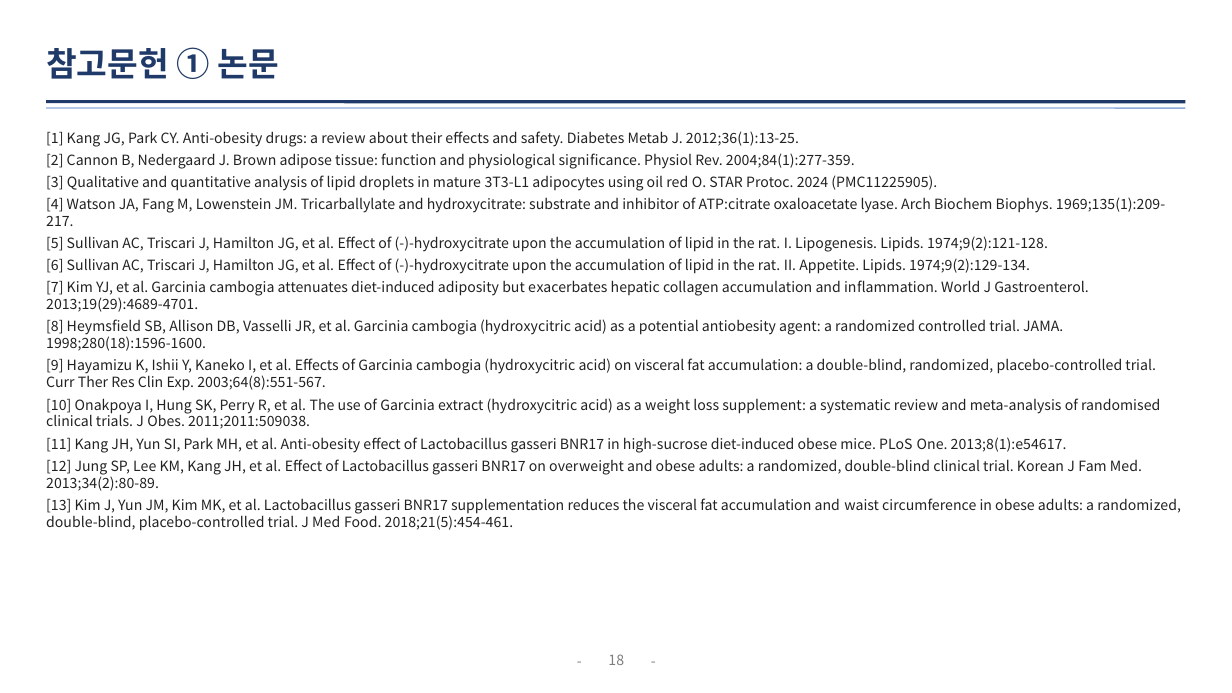
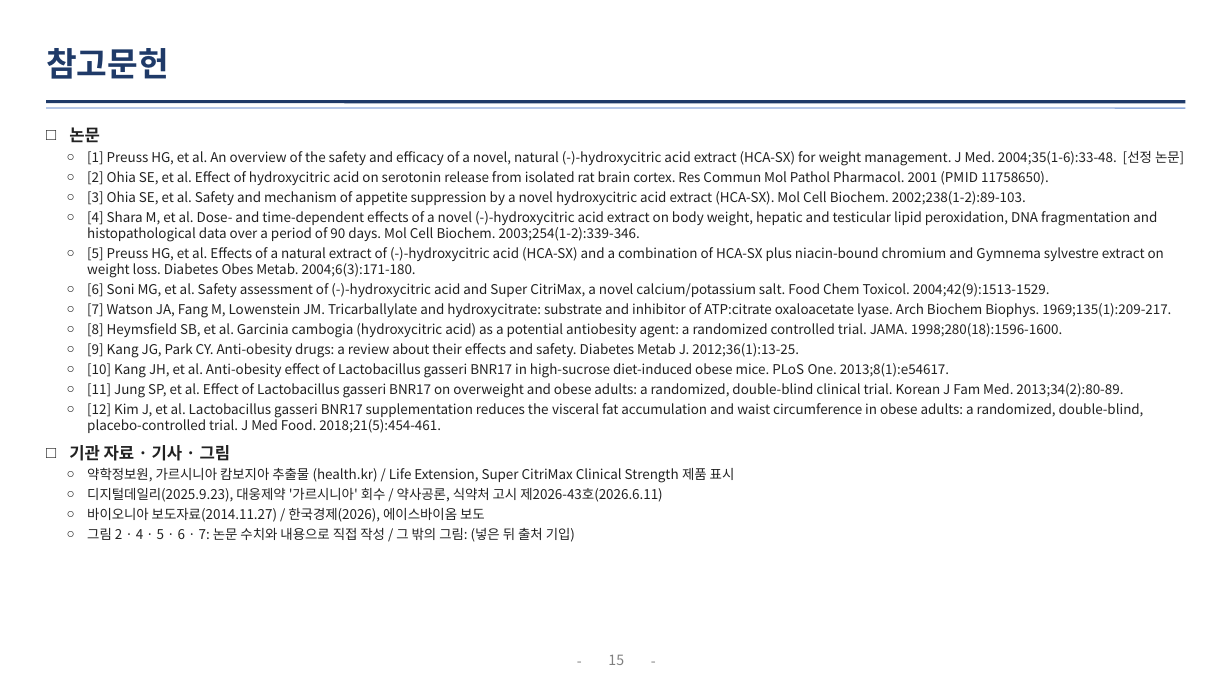
Before and after one commit to logvinca99-cell/logvinca, a slide deck: slide 15 of 발표자료/체중조절_발표_기능성식품학.pptx (slide 18 before the commit). Drawn at 1232x693 pixels with LibreOffice and Linux fonts; fonts in the diff are those of the drawing. Boxes give left, top, right and bottom in pixels: in the first picture for what was removed or moved away, otherwise in the second. Text is boxed around its words. In the diff, an @@ line names an element or a change of style, - is before the commit and + after.

```diff
--- a/발표자료/체중조절_발표_기능성식품학.pptx
+++ b/발표자료/체중조절_발표_기능성식품학.pptx
@@ title at (46,48,169,79): text changed @@
-참고문헌 ① 논문
+참고문헌
@@ text at (69,127,1184,542): text changed; size 11 to 10.5 pt @@
-[1] Kang JG, Park CY. Anti-obesity drugs: a review about their effects and safety. Diabetes Metab J. 2012;36(1):13-25.
-[2] Cannon B, Nedergaard J. Brown adipose tissue: function and physiological significance. Physiol Rev. 2004;84(1):277-359.
-[3] Qualitative and quantitative analysis of lipid droplets in mature 3T3-L1 adipocytes using oil red O. STAR Protoc. 2024 (PMC11225905).
-[4] Watson JA, Fang M, Lowenstein JM. Tricarballylate and hydroxycitrate: substrate and inhibitor of ATP:citrate oxaloacetate lyase. Arch Biochem Biophys. 1969;135(1):209-217.
-[5] Sullivan AC, Triscari J, Hamilton JG, et al. Effect of (-)-hydroxycitrate upon the accumulation of lipid in the rat. I. Lipogenesis. Lipids. 1974;9(2):121-128.
-[6] Sullivan AC, Triscari J, Hamilton JG, et al. Effect of (-)-hydroxycitrate upon the accumulation of lipid in the rat. II. Appetite. Lipids. 1974;9(2):129-134.
-[7] Kim YJ, et al. Garcinia cambogia attenuates diet-induced adiposity but exacerbates hepatic collagen accumulation and inflammation. World J Gastroenterol. 2013;19(29):4689-4701.
-[8] Heymsfield SB, Allison DB, Vasselli JR, et al. Garcinia cambogia (hydroxycitric acid) as a potential antiobesity agent: a randomized controlled trial. JAMA. 1998;280(18):1596-1600.
-[9] Hayamizu K, Ishii Y, Kaneko I, et al. Effects of Garcinia cambogia (hydroxycitric acid) on visceral fat accumulation: a double-blind, randomized, placebo-controlled trial. Curr Ther Res Clin Exp. 2003;64(8):551-567.
-[10] Onakpoya I, Hung SK, Perry R, et al. The use of Garcinia extract (hydroxycitric acid) as a weight loss supplement: a systematic review and meta-analysis of randomised clinical trials. J Obes. 2011;2011:509038.
-[11] Kang JH, Yun SI, Park MH, et al. Anti-obesity effect of Lactobacillus gasseri BNR17 in high-sucrose diet-induced obese mice. PLoS One. 2013;8(1):e54617.
-[12] Jung SP, Lee KM, Kang JH, et al. Effect of Lactobacillus gasseri BNR17 on overweight and obese adults: a randomized, double-blind clinical trial. Korean J Fam Med. 2013;34(2):80-89.
-[13] Kim J, Yun JM, Kim MK, et al. Lactobacillus gasseri BNR17 supplementation reduces the visceral fat accumulation and waist circumference in obese adults: a randomized, double-blind, placebo-controlled trial. J Med Food. 2018;21(5):454-461.
+□ 논문
+  ○ [1] Preuss HG, et al. An overview of the safety and efficacy of a novel, natural (-)-hydroxycitric acid extract (HCA-SX) for weight management. J Med. 2004;35(1-6):33-48. [선정 논문]
+  ○ [2] Ohia SE, et al. Effect of hydroxycitric acid on serotonin release from isolated rat brain cortex. Res Commun Mol Pathol Pharmacol. 2001 (PMID 11758650).
+  ○ [3] Ohia SE, et al. Safety and mechanism of appetite suppression by a novel hydroxycitric acid extract (HCA-SX). Mol Cell Biochem. 2002;238(1-2):89-103.
+  ○ [4] Shara M, et al. Dose- and time-dependent effects of a novel (-)-hydroxycitric acid extract on body weight, hepatic and testicular lipid peroxidation, DNA fragmentation and histopathological data over a period of 90 days. Mol Cell Biochem. 2003;254(1-2):339-346.
+  ○ [5] Preuss HG, et al. Effects of a natural extract of (-)-hydroxycitric acid (HCA-SX) and a combination of HCA-SX plus niacin-bound chromium and Gymnema sylvestre extract on weight loss. Diabetes Obes Metab. 2004;6(3):171-180.
+  ○ [6] Soni MG, et al. Safety assessment of (-)-hydroxycitric acid and Super CitriMax, a novel calcium/potassium salt. Food Chem Toxicol. 2004;42(9):1513-1529.
+  ○ [7] Watson JA, Fang M, Lowenstein JM. Tricarballylate and hydroxycitrate: substrate and inhibitor of ATP:citrate oxaloacetate lyase. Arch Biochem Biophys. 1969;135(1):209-217.
+  ○ [8] Heymsfield SB, et al. Garcinia cambogia (hydroxycitric acid) as a potential antiobesity agent: a randomized controlled trial. JAMA. 1998;280(18):1596-1600.
+  ○ [9] Kang JG, Park CY. Anti-obesity drugs: a review about their effects and safety. Diabetes Metab J. 2012;36(1):13-25.
+  ○ [10] Kang JH, et al. Anti-obesity effect of Lactobacillus gasseri BNR17 in high-sucrose diet-induced obese mice. PLoS One. 2013;8(1):e54617.
+  ○ [11] Jung SP, et al. Effect of Lactobacillus gasseri BNR17 on overweight and obese adults: a randomized, double-blind clinical trial. Korean J Fam Med. 2013;34(2):80-89.
+  ○ [12] Kim J, et al. Lactobacillus gasseri BNR17 supplementation reduces the visceral fat accumulation and waist circumference in obese adults: a randomized, double-blind, placebo-controlled trial. J Med Food. 2018;21(5):454-461.
+□ 기관 자료 · 기사 · 그림
+  ○ 약학정보원, 가르시니아 캄보지아 추출물 (health.kr) / Life Extension, Super CitriMax Clinical Strength 제품 표시
+  ○ 디지털데일리(2025.9.23), 대웅제약 '가르시니아' 회수 / 약사공론, 식약처 고시 제2026-43호(2026.6.11)
+  ○ 바이오니아 보도자료(2014.11.27) / 한국경제(2026), 에이스바이옴 보도
+  ○ 그림 2 · 4 · 5 · 6 · 7: 논문 수치와 내용으로 직접 작성 / 그 밖의 그림: (넣은 뒤 출처 기입)
@@ page number at (608,654,624,665): text changed @@
-18
+15
```
Also in this commit, not shown: 10 other slides changed, 5 slides added, 9 slides removed.
